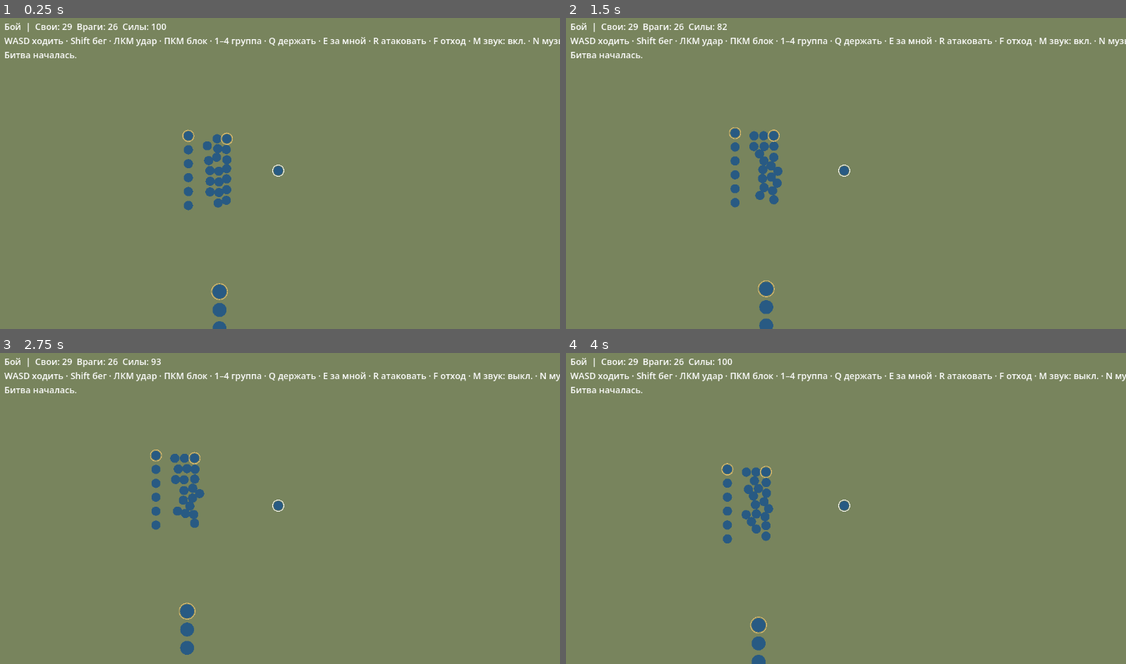
Above: before the commit, frames 1-4 (two rows, left to right).
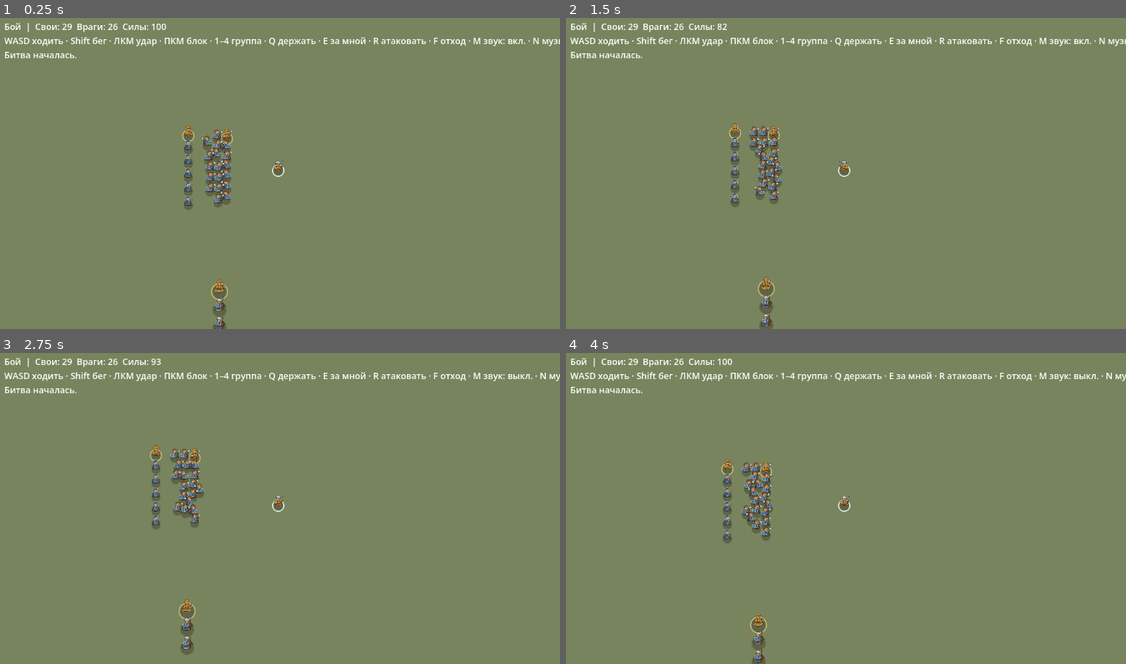
Above: after the commit, the same moments.

Repository: akglebak16/iron-standard
Game: Godot game, scene res://app/main.tscn
The game is run twice, just before and just after one commit, with the same random seed, the same clock (stepped at 60 frames per second) and the same inputs.
Inputs (mouse positions are in pixels of both pictures, inside the frame that each line leads up to):
- Up to frame 1 (0.25 s): no input
- Up to frame 2 (1.5 s): tap Enter at 0.5 s; move the mouse to (969, 154) at 0.52 s; hold D 0.53-1.28 s; hold Shift 0.53-1.28 s; click (969, 154) at 0.67 s; move the mouse to (734, 185) at 1.27 s; hold S from 1.28 s (still down); tap X at 1.35 s
- Up to frame 3 (2.75 s): move the mouse to (336, 436) at 2.02 s; release S at 2.03 s; hold D from 2.03 s (still down); tap M at 2.1 s
- Up to frame 4 (4 s): move the mouse to (818, 567) at 2.77 s; release D at 2.78 s; hold W 2.78-3.53 s; tap N at 2.85 s; click (818, 567) at 2.92 s; move the mouse to (1014, 552) at 3.52 s; hold A from 3.53 s (still down); tap 1 at 3.6 s

The runs differ from the first frame. In frame 1, 1.5% of the frame differs, in the area x 32-51%, y 34-100%; in frame 2, 1.5%, in the area x 29-51%, y 33-100%; in frame 3, 1.5%; in frame 4, 1.5%.

Commit message:
Добавить процедурные фигуры и анимации бойцов

Diff:
--- a/godot/battle/application/factory.gd
+++ b/godot/battle/application/factory.gd
@@ -60,6 +60,9 @@
 	state.place_units()
 	var hero := Unit.new(state.units.size(), 0, setup.hero_position, float(troop.hp), float(troop.arm), int(troop.tier))
 	hero.hero = true
+	hero.appearance = troop.get("look", {}).duplicate(true)
+	# The preview hero's troop definition provides art but does not equip a mount.
+	hero.appearance.erase("horse")
 	hero.troop_id = setup.hero_troop
 	hero.speed = float(troop.spd)
 	hero.damage = float(troop.dmg)
--- a/godot/battle/application/session.gd
+++ b/godot/battle/application/session.gd
@@ -128,7 +128,14 @@
 			if not unit.fleeing:
 				focus_sum[unit.side] += unit.position
 				focus_count[unit.side] += 1
-		units.append({"position": unit.position, "radius": unit.collision_radius, "side": unit.side, "hero": unit.hero, "companion": unit.companion, "dead": unit.dead, "gone": unit.gone})
+		units.append({
+			"id": unit.id, "position": unit.position, "radius": unit.collision_radius,
+			"side": unit.side, "faction": unit.faction, "hero": unit.hero, "companion": unit.companion,
+			"dead": unit.dead, "gone": unit.gone, "mounted": unit.mounted,
+			"facing": unit.facing, "speed": unit.velocity.length(), "blocking": unit.blocking,
+			"windup": unit.attack_windup if unit.hero else unit.ai_windup,
+			"look": unit.appearance.duplicate(true),
+		})
 	var camera_target: Vector2 = _hero.position
 	if _hero.dead:
 		if focus_count[0] > 0 and focus_count[1] > 0:
--- a/godot/battle/data/army_builder.gd
+++ b/godot/battle/data/army_builder.gd
@@ -53,6 +53,7 @@
 			unit.pierce = float(troop.get("pierce", 0))
 			unit.anti_cavalry = bool(troop.get("anticav", false))
 			var look: Dictionary = troop.get("look", {})
+			unit.appearance = look.duplicate(true)
 			unit.impact_style = IMPACT_BY_APPEARANCE.get(look.get("undead", ""), Event.ImpactStyle.BLOOD)
 			unit.weapon_kind = str(look.get("weapon", ""))
 			unit.collision_radius = Config.HORSE_COLLISION_RADIUS if unit.mounted else Config.FOOT_COLLISION_RADIUS
--- a/godot/battle/data/hero_stats.gd
+++ b/godot/battle/data/hero_stats.gd
@@ -38,4 +38,5 @@
 	hero.accuracy = accuracy * (1.0 - float(effects.get("acc", 0.0))) * Config.HERO_GEAR_ACCURACY_MULTIPLIER
 	hero.anti_cavalry = bool(weapon.get("anticav", false))
 	hero.hero_weapon = weapon.duplicate(true)
+	hero.appearance = gear.get("look", {}).duplicate(true)
 	return true
--- a/godot/battle/model/state.gd
+++ b/godot/battle/model/state.gd
@@ -36,6 +36,7 @@
 		"target_hero": target.hero, "target_companion": target.companion,
 		"target_leader": target.leader, "target_name": target.name,
 		"source_hero": source != null and source.hero,
+		"source_id": source.id if source != null else -1,
 		"impact_style": target.impact_style,
 	})
 
--- a/godot/battle/model/unit.gd
+++ b/godot/battle/model/unit.gd
@@ -41,6 +41,7 @@
 	get:
 		return not companion_id.is_empty()
 var faction: String = ""
+var appearance: Dictionary = {}
 var collision_radius: float = Config.FOOT_COLLISION_RADIUS
 var mass: float = Config.FOOT_MASS
 var attack_interval: float = 1.0
--- a/godot/battle/presentation/demo_config.gd
+++ b/godot/battle/presentation/demo_config.gd
@@ -4,9 +4,6 @@
 const CAMERA_ZOOM := 0.75
 const GROUND_COLOR := Color("#78845d")
 const WALL_COLOR := Color("#77736a")
-const PLAYER_COLOR := Color("#285a83")
-const ENEMY_COLOR := Color("#9b3f38")
-const DEAD_COLOR := Color("#42362d")
 const HERO_DOWN := "Герой ранен — бой продолжается"
 const VICTORY := "Победа"
 const DEFEAT := "Поражение"
--- /dev/null
+++ b/godot/battle/presentation/unit_art.gd
@@ -0,0 +1,112 @@
+extends RefCounted
+## Procedural bust layers. SVG is rasterized once per appearance and palette.
+const SIZE := Vector2(76, 88)
+const PIVOT := Vector2(53, 52)
+const OUTLINE := "#251c16"
+const STEEL := "#b9c4cb"
+const WOOD := "#88623e"
+const SKIN := {"skel": "#d8d0b8", "zombie": "#9aa58a"}
+const ARMOR := {"mail": "#697476", "plate": "#89979e", "scale": "#81786b", "ribs": "#a49a85", "rags": "#657057"}
+const HORSES := {"black": "#302824", "dun": "#b3945c", "grey": "#9c978d", "chestnut": "#8a4b22", "bone": "#cfc6ad"}
+const PALETTES := {
+	"nord": ["#2f5a85", "#dfe6ea"], "emp": ["#7d1f28", "#d8a838"],
+	"khan": ["#1e6a5e", "#e6c868"], "kin": ["#5a3a92", "#f0e2a6"],
+	"emi": ["#c4571f", "#f4e8c4"], "dom": ["#b58a28", "#2d2a22"],
+	"pact": ["#dcd5c2", "#b3262e"], "bandit": ["#3b3a36", "#9a2f24"],
+	"undead": ["#3f4636", "#a9b98e"], "player": ["#c08a2e", "#241a10"],
+}
+const LOOK_FIELDS := ["helm", "armor", "weapon", "shield", "horse", "undead"]
+
+var _cache: Dictionary = {}
+
+func layers(unit: Dictionary) -> Dictionary:
+	var look: Dictionary = unit.look
+	var fallback := "nord" if unit.side == 0 else "emp"
+	var faction: String = "player" if unit.hero or unit.companion else unit.faction
+	var palette: Array = PALETTES.get(faction, PALETTES[fallback])
+	var key := [palette[0], palette[1], unit.mounted]
+	for field in LOOK_FIELDS:
+		key.append(look.get(field))
+	var cache_key := str(key)
+	if not _cache.has(cache_key):
+		_cache[cache_key] = {"body": _body(look, palette, unit.mounted), "weapon": _weapon(look.get("weapon")),
+			"weapon_kind": look.get("weapon")}
+	return _cache[cache_key]
+
+static func _body(look: Dictionary, palette: Array, mounted: bool) -> Texture2D:
+	var primary: String = palette[0]
+	var trim: String = palette[1]
+	var skin: String = SKIN.get(look.get("undead"), "#c79568")
+	var armor: String = ARMOR.get(look.get("armor"), primary)
+	var shapes := ""
+	if mounted:
+		var coat: String = HORSES.get(look.get("horse"), "#6b4226")
+		shapes += _path("M6 77 Q3 57 22 55 L46 56 Q54 48 58 39 L60 33 L63 38 Q71 41 74 52 L70 55 L63 52 L62 72 Q52 85 22 82 Z", coat)
+		shapes += _path("M46 56 Q53 43 60 33 Q58 46 54 58 Z", OUTLINE)
+		shapes += '<circle cx="65" cy="45" r="1.5" fill="%s"/>' % OUTLINE
+		shapes += _path("M13 60 Q29 56 49 60 L44 78 L17 77 Z", primary, trim)
+		shapes += '<g transform="translate(0 -12)">'
+	shapes += _path("M12 72 Q12 51 25 46 L48 46 Q60 50 61 72 Q37 82 12 72 Z", armor)
+	shapes += _path("M17 66 L52 65 L53 71 Q34 76 17 71 Z", WOOD)
+	shapes += _path("M30 47 L30 65 L41 67 L45 47 Z", primary, trim)
+	shapes += _path("M25 40 Q20 27 27 20 Q39 13 47 23 L50 35 L46 38 L45 46 Q34 51 25 40 Z", skin)
+	shapes += '<path d="M38 33h5 M39 41h5" stroke="%s" stroke-width="1.6"/>' % OUTLINE
+	var helm: Variant = look.get("helm", "cap")
+	match helm:
+		"none": shapes += _path("M24 32 Q20 19 35 17 Q45 17 46 24 L29 27 L28 34 Z", WOOD)
+		"hood", "cap", "furcap", "turban", "turbanm":
+			shapes += _path("M22 38 Q18 22 29 16 Q43 11 50 26 L50 29 L29 30 L27 42 Z", primary, trim)
+		"great", "greathelm":
+			shapes += _path("M22 43 L23 18 L46 17 L51 44 L35 47 Z", STEEL)
+			shapes += '<path d="M31 30h17 M42 36v5" stroke="%s" stroke-width="2"/>' % OUTLINE
+		_:
+			shapes += _path("M20 32 Q20 17 34 15 Q47 15 50 30 L45 31 L45 37 L41 37 L40 31 Z", STEEL)
+	var shield: Variant = look.get("shield")
+	match shield:
+		null, "", "none": pass
+		"round", "small":
+			var radius := 10 if shield == "round" else 7
+			shapes += '<circle cx="21" cy="59" r="%d" fill="%s" stroke="%s" stroke-width="2"/><circle cx="21" cy="59" r="3" fill="%s"/>' % [radius, primary, trim, STEEL]
+		_:
+			shapes += _path("M10 49 Q20 45 32 49 L31 65 Q27 74 21 77 Q12 69 10 61 Z", primary, trim)
+			shapes += '<path d="M21 49v20 M13 57h16" stroke="%s" stroke-width="2"/>' % trim
+	if mounted:
+		shapes += "</g>"
+	return _texture(shapes)
+
+static func _weapon(kind: Variant) -> Texture2D:
+	var shapes := ""
+	match kind:
+		"bow":
+			shapes = '<path d="M55 23 Q72 44 55 67" fill="none" stroke="%s" stroke-width="3"/><path d="M55 23v44" stroke="#ebdfce"/>' % WOOD
+		"xbow":
+			shapes = _path("M45 55 L68 49 L69 52 L46 59 Z", WOOD)
+			shapes += '<path d="M59 38 Q74 46 65 62" fill="none" stroke="%s" stroke-width="3"/>' % STEEL
+		"spear", "halberd", "lance", "throw":
+			shapes = _path("M51 78 L58 15 L60 15 L54 78 Z", WOOD)
+			shapes += _path("M58 17 L57 12 L62 4 L63 14 Z", STEEL)
+			if kind == "halberd":
+				shapes += _path("M59 16 L69 11 L70 27 L58 24 Z", STEEL)
+		"axe", "mace", "club":
+			shapes = _path("M51 72 L58 23 L62 24 L55 72 Z", WOOD)
+			if kind != "club":
+				shapes += _path("M58 23 Q72 17 71 35 L57 37 Z", STEEL)
+		"sword", "sabre":
+			shapes = _path("M55 48 L62 20 L67 15 L65 26 L60 49 Z", STEEL)
+			shapes += _path("M51 48 L63 50 L63 53 L51 51 Z M55 51 L58 52 L56 63 L53 62 Z", WOOD)
+		_:
+			return null
+	shapes += _path("M50 54 Q51 49 56 51 Q60 53 56 58 L51 58 Z", "#a47c56")
+	return _texture(shapes)
+
+static func _path(commands: String, fill: String, stroke: String = OUTLINE) -> String:
+	return '<path d="%s" fill="%s" stroke="%s" stroke-width="1.5" stroke-linejoin="round"/>' % [commands, fill, stroke]
+
+static func _texture(shapes: String) -> Texture2D:
+	var image := Image.new()
+	var svg := '<svg xmlns="http://www.w3.org/2000/svg" width="%d" height="%d">%s</svg>' % [int(SIZE.x), int(SIZE.y), shapes]
+	var error := image.load_svg_from_string(svg)
+	if error != OK:
+		push_error("Cannot rasterize unit art: " + error_string(error))
+		return null
+	return ImageTexture.create_from_image(image)
--- /dev/null
+++ b/godot/battle/presentation/unit_view.gd
@@ -0,0 +1,122 @@
+extends RefCounted
+const Art = preload("res://battle/presentation/unit_art.gd")
+const Event = preload("res://battle/combat_event.gd")
+const Demo = preload("res://battle/presentation/demo_config.gd")
+const SPRITE_SCALE := 0.43
+const VIEW_MARGIN := 50.0
+const ANCHOR := Vector2(37, 76)
+const MOUNT_WEAPON_OFFSET := Vector2(0, -12)
+const BREATH_RATE := 2.1
+const BREATH_SCALE := 0.012
+const PHASE_STEP := 0.618
+const WALK_RATE := 8.0
+const WALK_BOB := 1.4
+const GALLOP_BOB := 2.6
+const MOVING_SPEED := 12.0
+const LEAN := 0.055
+const ATTACK_SPRING_SECONDS := 0.23
+const FLASH_SECONDS := 0.13
+const FLASH_BRIGHTNESS := 0.45
+const WINDUP_ANGLE := -0.65
+const SWING_ANGLE := 0.75
+const BLOCK_ANGLE := -0.85
+const WEAPON_THRUST := 12.0
+const FALL_SECONDS := 0.34
+const FALL_TILT := 1.28
+const FALL_SINK := 12.0
+const CORPSE_TINT := Color(0.66, 0.61, 0.57, 0.89)
+const SHADOW := Color(0.12, 0.09, 0.06, 0.29)
+
+var _art := Art.new()
+var _time := 0.0
+var _falls: Dictionary = {}
+var _flashes: Dictionary = {}
+var _attacks: Dictionary = {}
+
+func advance(dt: float, events: Array[Dictionary]) -> void:
+	_time += dt
+	for id in _flashes.keys():
+		if _flashes[id] <= _time:
+			_flashes.erase(id)
+	for id in _attacks.keys():
+		if _attacks[id] <= _time:
+			_attacks.erase(id)
+	for event in events:
+		match event.kind:
+			Event.Kind.HIT, Event.Kind.BLOCK:
+				if event.kind == Event.Kind.HIT:
+					_flashes[event.target_id] = _time + FLASH_SECONDS
+				if event.attack == Event.Attack.MELEE and event.source_id >= 0 and not event.source_hero:
+					_attacks[event.source_id] = _time + ATTACK_SPRING_SECONDS
+			Event.Kind.SHOT, Event.Kind.SWING: _attacks[event.target_id] = _time + ATTACK_SPRING_SECONDS
+			Event.Kind.DOWN:
+				if not event.target_hero and not event.target_companion:
+					_falls[event.target_id] = _time
+
+func has_falling_units() -> bool:
+	for started in _falls.values():
+		if _time - started < FALL_SECONDS:
+			return true
+	return false
+
+func draw(canvas: CanvasItem, frame: Array[Dictionary], visible: Rect2) -> void:
+	var living: Array[Dictionary] = []
+	for unit in frame:
+		if unit.gone or not visible.has_point(unit.position):
+			continue
+		if unit.dead:
+			if not unit.hero and not unit.companion:
+				_draw_unit(canvas, unit, true)
+		else:
+			living.append(unit)
+	living.sort_custom(func(a: Dictionary, b: Dictionary): return a.position.y < b.position.y)
+	for unit in living:
+		_draw_unit(canvas, unit, false)
+
+func _draw_unit(canvas: CanvasItem, unit: Dictionary, fallen: bool) -> void:
+	var appearance := _art.layers(unit)
+	var position: Vector2 = unit.position
+	var direction := -1.0 if cos(unit.facing) < 0.0 else 1.0
+	var phase: float = unit.id * PHASE_STEP
+	var rotation := 0.0
+	var scale := Vector2(direction, 1.0) * SPRITE_SCALE
+	var tint := Color.WHITE
+	if fallen:
+		var progress := clampf((_time - float(_falls.get(unit.id, _time - FALL_SECONDS))) / FALL_SECONDS, 0.0, 1.0)
+		rotation = direction * FALL_TILT * progress * progress
+		position.y += FALL_SINK * progress * progress
+		tint = Color.WHITE.lerp(CORPSE_TINT, progress)
+	else:
+		canvas.draw_circle(position, unit.radius, SHADOW)
+		if unit.hero or unit.companion:
+			var ring := Color.WHITE if unit.hero else Demo.COMPANION_RING_COLOR
+			canvas.draw_arc(position, unit.radius + Demo.HERO_RING_PADDING, 0.0, TAU, Demo.HERO_RING_SEGMENTS, ring, Demo.HERO_RING_WIDTH, true)
+		scale.y *= 1.0 + sin(_time * BREATH_RATE + phase) * BREATH_SCALE
+		if unit.speed > MOVING_SPEED:
+			var bob := GALLOP_BOB if unit.mounted else WALK_BOB
+			position.y -= absf(sin(_time * WALK_RATE + phase)) * bob
+			rotation = direction * LEAN
+		if _flashes.has(unit.id):
+			tint = Color(1.0 + FLASH_BRIGHTNESS, 1.0 + FLASH_BRIGHTNESS, 1.0 + FLASH_BRIGHTNESS)
+	canvas.draw_set_transform(position, rotation, scale)
+	if appearance.body != null:
+		canvas.draw_texture(appearance.body, -ANCHOR, tint)
+	if appearance.weapon != null:
+		var offset := MOUNT_WEAPON_OFFSET if unit.mounted else Vector2.ZERO
+		var weapon_rotation := 0.0
+		if not fallen:
+			var motion := 0.0
+			if unit.windup >= 0.0:
+				motion = WINDUP_ANGLE
+			elif _attacks.has(unit.id):
+				motion = SWING_ANGLE * clampf((float(_attacks[unit.id]) - _time) / ATTACK_SPRING_SECONDS, 0.0, 1.0)
+			if unit.blocking:
+				motion = BLOCK_ANGLE
+			if appearance.weapon_kind in ["spear", "halberd", "lance", "bow", "xbow", "throw"]:
+				offset.x += absf(motion) * WEAPON_THRUST
+			else:
+				weapon_rotation = motion
+		var pivot := (Art.PIVOT - ANCHOR + offset) * scale
+		canvas.draw_set_transform(position + pivot.rotated(rotation), rotation + direction * weapon_rotation, scale)
+		canvas.draw_texture(appearance.weapon, -Art.PIVOT, tint)
+	canvas.draw_set_transform(Vector2.ZERO)
--- a/godot/battle/presentation/view.gd
+++ b/godot/battle/presentation/view.gd
@@ -7,6 +7,7 @@
 const ProjectileView = preload("res://battle/presentation/projectile_view.gd")
 const CombatFeedback = preload("res://battle/presentation/combat_feedback.gd")
 const ImpactEffects = preload("res://battle/presentation/impact_effects.gd")
+const UnitView = preload("res://battle/presentation/unit_view.gd")
 const CombatAudio = preload("res://battle/presentation/audio/combat_audio.gd")
 const BattleMusic = preload("res://battle/presentation/audio/battle_music.gd")
 
@@ -20,6 +21,7 @@
 var _selection := Config.ALL_GROUPS
 var _feedback := CombatFeedback.new()
 var _impacts := ImpactEffects.new()
+var _figures := UnitView.new()
 var _audio: CombatAudio
 var _music: BattleMusic
 var _effects_enabled := true
@@ -56,9 +58,10 @@
 
 func _physics_process(dt: float) -> void:
 	if _frame.outcome in [Session.Outcome.VICTORY, Session.Outcome.DEFEAT]:
-		if _feedback.has_effects() or _impacts.has_particles():
+		if _feedback.has_effects() or _impacts.has_particles() or _figures.has_falling_units():
 			_feedback.advance(dt, [])
 			_impacts.advance(dt, [])
+			_figures.advance(dt, [])
 			queue_redraw()
 		return
 	_music.advance(dt)
@@ -75,6 +78,7 @@
 	var events := _session.take_events()
 	_feedback.advance(dt, events)
 	_impacts.advance(dt, events)
+	_figures.advance(dt, events)
 	_refresh()
 	_audio.advance(dt, events, camera.position)
 	if _frame.outcome in [Session.Outcome.VICTORY, Session.Outcome.DEFEAT]:
@@ -132,15 +136,8 @@
 	for segment: Rect2 in _frame.walls:
 		draw_rect(segment, Demo.WALL_COLOR)
 	_impacts.draw_ground(self)
-	for unit in _frame.units:
-		if unit.gone:
-			continue
-		var color: Color = Demo.DEAD_COLOR if unit.dead else (Demo.PLAYER_COLOR if unit.side == 0 else Demo.ENEMY_COLOR)
-		draw_circle(unit.position, unit.radius, color)
-		if unit.hero and not unit.dead:
-			draw_arc(unit.position, unit.radius + Demo.HERO_RING_PADDING, 0.0, TAU, Demo.HERO_RING_SEGMENTS, Color.WHITE, Demo.HERO_RING_WIDTH)
-		elif unit.companion and not unit.dead:
-			draw_arc(unit.position, unit.radius + Demo.HERO_RING_PADDING, 0.0, TAU, Demo.HERO_RING_SEGMENTS, Demo.COMPANION_RING_COLOR, Demo.HERO_RING_WIDTH)
+	var size := get_viewport_rect().size / camera.zoom
+	_figures.draw(self, _frame.units, Rect2(camera.position - size * 0.5, size).grow(UnitView.VIEW_MARGIN))
 	for shot in _frame.shots:
 		ProjectileView.draw(self, shot)
 	_impacts.draw_particles(self)
--- a/godot/battle/tests/presentation/test_scene.gd
+++ b/godot/battle/tests/presentation/test_scene.gd
@@ -19,11 +19,17 @@
 	root.add_child(scene)
 	await process_frame
 	var view = scene.get_node("Battle")
+	_check_figure_cache(view._figures._art)
 	var frame: Dictionary = view.get_battle_snapshot()
 	assert(frame.units.size() == 55)
 	assert(frame.counts == [29, 26])
 	assert(frame.units.filter(func(unit): return unit.companion).size() == 3)
 	assert(frame.outcome == Session.Outcome.RUNNING)
+	assert(frame.units.any(func(unit): return unit.mounted and unit.look.has("horse")))
+	assert(frame.units.any(func(unit): return unit.look.get("weapon") == "bow"))
+	var original_look: Dictionary = frame.units[0].look.duplicate(true)
+	frame.units[0].look.clear()
+	assert(view.get_battle_snapshot().units[0].look == original_look)
 	assert(view.get_node("Hud/Status").text.contains("Свои"))
 	frame.units.clear()
 	assert(view.get_battle_snapshot().units.size() == 55)
@@ -59,6 +65,7 @@
 		if unit.side == 1:
 			session._state.kill(unit, session._hero)
 	view._physics_process(Config.MORALE_TICK_SECONDS)
+	assert(view._figures.has_falling_units())
 	view._physics_process(Config.BATTLE_END_DELAY_SECONDS + TICK)
 	var text: String = view.get_node("Hud/Status").text
 	assert(text.contains("Победа") and text.contains("Трофеи:"))
@@ -68,10 +75,23 @@
 	assert(scene._demo_world.parties.is_empty())
 	view._physics_process(TICK)
 	assert(view.get_node("Hud/Status").text == text)
+	assert(not view._figures.has_falling_units())
 	_check_defeat(packed, path)
 	assert(DirAccess.remove_absolute(path) == OK)
 	print("Scene tests passed")
 	quit(0)
+
+func _check_figure_cache(art) -> void:
+	var unit := {"side": 0, "faction": "nord", "hero": false, "companion": false, "mounted": false, "look": {"weapon": "sword"}}
+	var foot: Dictionary = art.layers(unit)
+	assert(foot.body.get_image().get_used_rect().has_area())
+	assert(foot.weapon.get_image().get_used_rect().has_area())
+	assert(art.layers(unit).body == foot.body)
+	unit.look.weapon = "bow"
+	var archer: Dictionary = art.layers(unit)
+	assert(archer.weapon.get_image().get_data() != foot.weapon.get_image().get_data())
+	unit.mounted = true
+	assert(art.layers(unit).body.get_image().get_data() != archer.body.get_image().get_data())
 
 func _check_defeat(packed: PackedScene, path: String) -> void:
 	var scene = packed.instantiate()
--- a/godot/equipment/rules/hero_gear.gd
+++ b/godot/equipment/rules/hero_gear.gd
@@ -34,7 +34,14 @@
 	var armor := 0.0
 	for slot in ARMOR_SLOTS:
 		armor += float(_item(catalog, slots, slot).get("v", 0.0))
-	return {"slots": slots, "selection": selection, "weapon": weapon, "shield": shield, "horse": horse, "mounted": not horse.is_empty(), "armor": armor, "block": float(shield.get("v", weapon.get("parry", 0.0)))}
+	var look := {
+		"helm": _item(catalog, slots, "head").get("look", "none"),
+		"armor": _item(catalog, slots, "body").get("look", "tunic"),
+		"weapon": weapon.get("look"),
+		"shield": shield.get("look", "none"),
+		"horse": horse.get("look"),
+	}
+	return {"slots": slots, "selection": selection, "weapon": weapon, "shield": shield, "horse": horse, "mounted": not horse.is_empty(), "armor": armor, "block": float(shield.get("v", weapon.get("parry", 0.0))), "look": look}
 
 static func _item(catalog: GearCatalog, slots: Dictionary, slot: String) -> Dictionary:
 	var item: Dictionary = catalog.get_item(str(slots.get(slot, "")))
Not shown, changed: CHANGELOG.md
Not shown, changed: godot/ARCHITECTURE.md
Not shown, changed: godot/MIGRATION_CHECKLIST.md
Not shown, changed: shareness/lessons.md
